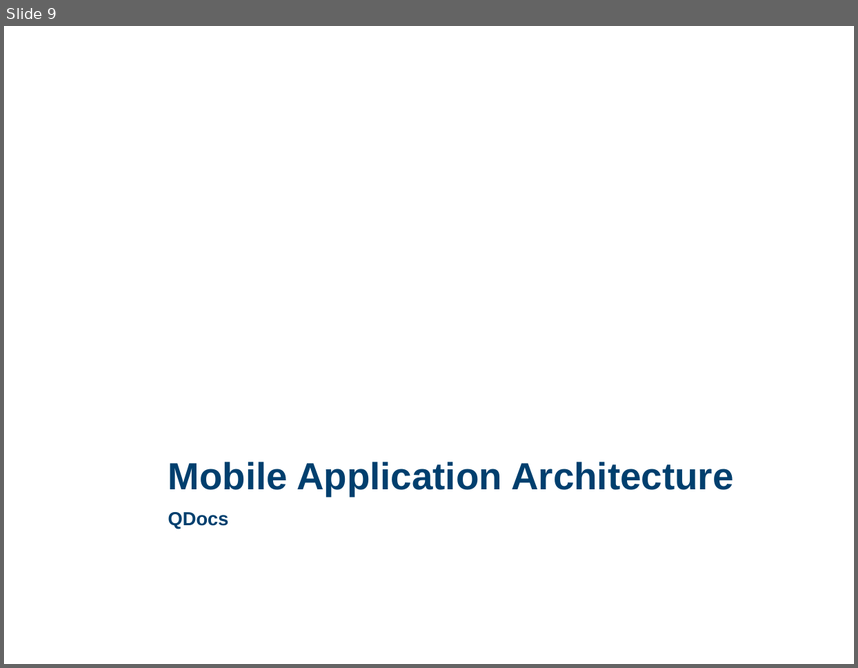
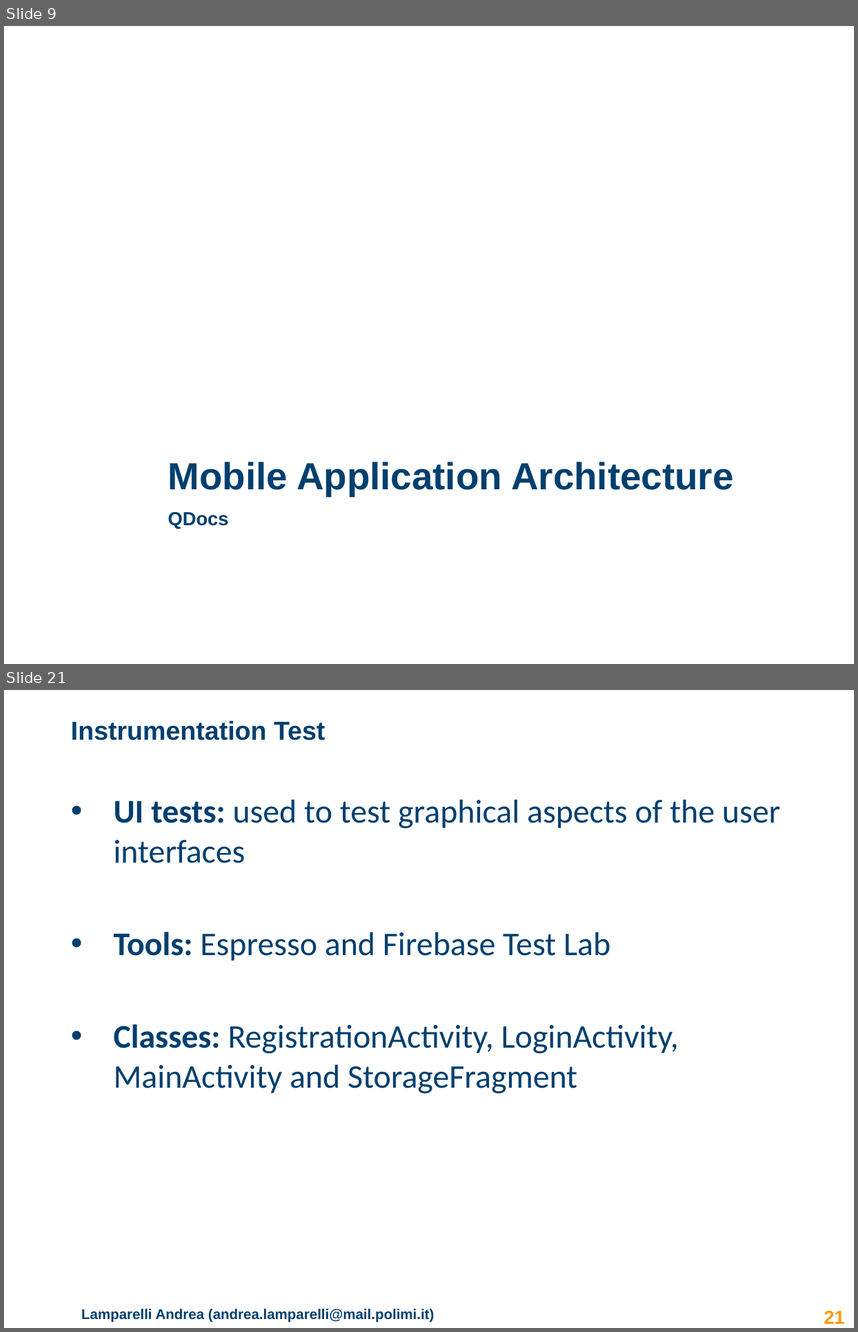
Before and after one commit to lampajr/QDocs, a slide deck: documentation/presentation_qdocs.pptx. Shown one above the other, each under a label of ours: slide 9 before the commit, slides 9 and 21 after it; the slides between them are not shown. The pictures are 858x668 and 858x1332 pixels, drawn with LibreOffice and Linux fonts; fonts in the diff are those of the drawing; background and template pictures are left out. Boxes give left, top, right and bottom in pixels: in the first picture for what was removed or moved away, otherwise in the second. Text is boxed around its words. In the diff, an @@ line names an element or a change of style, - is before the commit and + after.

```diff
--- a/documentation/presentation_qdocs.pptx
+++ b/documentation/presentation_qdocs.pptx
@@ slide 21 added at bbox=[4, 690, 854, 1328], background #FFFFFF @@
@@ title added at bbox=[71, 720, 325, 740], 22 pt, text #003F6E, bold @@
+Instrumentation Test
@@ text added at bbox=[114, 799, 780, 1094], 28 pt, text #003F6E @@
+• UI tests: used to test graphical aspects of the user interfaces
+• Tools: Espresso and Firebase Test Lab
+• Classes: RegistrationActivity, LoginActivity, MainActivity and StorageFragment
@@ text added at bbox=[81, 1308, 434, 1322], 12 pt, text #003F6E, bold @@
+Lamparelli Andrea (andrea.lamparelli@mail.polimi.it)
@@ page number added at bbox=[824, 1310, 844, 1323], 16 pt, text #FF9900, bold @@
+21
```
Also in this commit, not shown: 2 slides changed, 8 other slides added, 14 slides removed.
